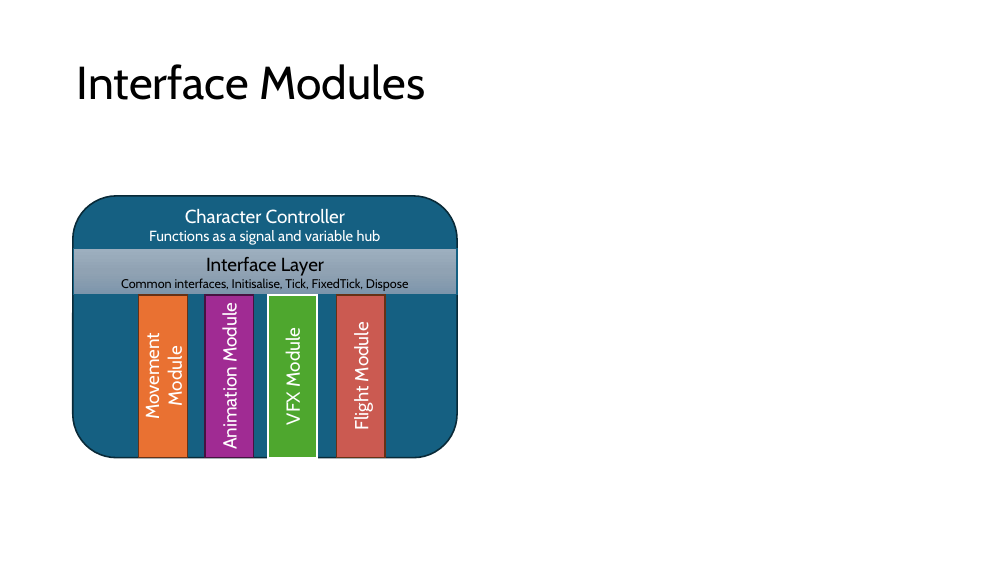
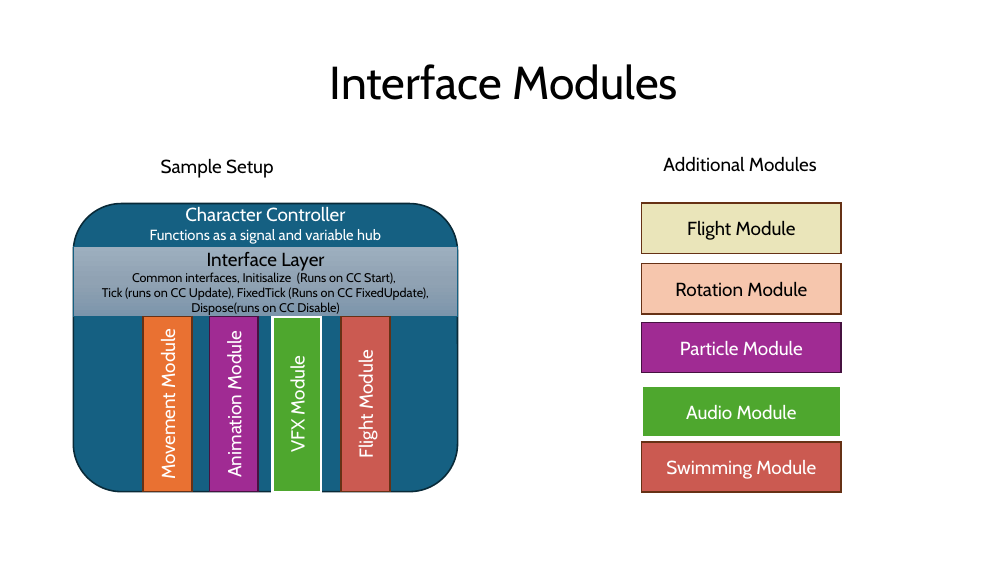
Before and after one commit to bigmonmulgrew/BigMonD_DemoKit, a slide deck: slide 4 of Documentation/Character Controller Architecture.pptx. Drawn at 1008x567 pixels with LibreOffice and Linux fonts; fonts in the diff are those of the drawing. Boxes give left, top, right and bottom in pixels: in the first picture for what was removed or moved away, otherwise in the second. Text is boxed around its words. In the diff, an @@ line names an element or a change of style, - is before the commit and + after.

```diff
--- a/Documentation/Character Controller Architecture.pptx
+++ b/Documentation/Character Controller Architecture.pptx
@@ title "Interface Modules" at (x1=330, y1=64, x2=678, y2=100): alignment left to centre @@
@@ text added at (x1=161, y1=158, x2=274, y2=178), 18 pt, text #000000 @@
+Sample Setup
@@ text added at (x1=663, y1=156, x2=817, y2=172), 18 pt, text #000000 @@
+Additional Modules
@@ rounded rectangle "Character Controller" resized from (x1=73, y1=196, x2=457, y2=457) to (x1=73, y1=203, x2=457, y2=492) @@
@@ group added at (x1=642, y1=203, x2=842, y2=492): 5 rectangles @@
+Rotation Module
+Particle Module
+Audio Module
+Swimming Module
+Flight Module
@@ rectangle "Interface Layer" resized from (x1=73, y1=249, x2=457, y2=295) to (x1=73, y1=247, x2=457, y2=317) @@
@@ text in rectangle at (x1=102, y1=272, x2=429, y2=315): text changed @@
-Common interfaces, Initisalise, Tick, FixedTick, Dispose
+Common interfaces, Initisalize (Runs on CC Start),
+Tick (runs on CC Update), FixedTick (Runs on CC FixedUpdate), Dispose(runs on CC Disable)
@@ rectangle "Movement Module" resized from (x1=138, y1=295, x2=188, y2=457) to (x1=143, y1=317, x2=192, y2=492) @@
@@ rectangle "Animation Module" resized from (x1=205, y1=295, x2=254, y2=457) to (x1=209, y1=317, x2=259, y2=492) @@
@@ rectangle "VFX Module" resized from (x1=268, y1=295, x2=317, y2=457) to (x1=272, y1=317, x2=321, y2=492) @@
@@ rectangle "Flight Module" resized from (x1=337, y1=295, x2=386, y2=457) to (x1=341, y1=317, x2=390, y2=492) @@
```
Also in this commit, not shown: 1 other slide changed.
